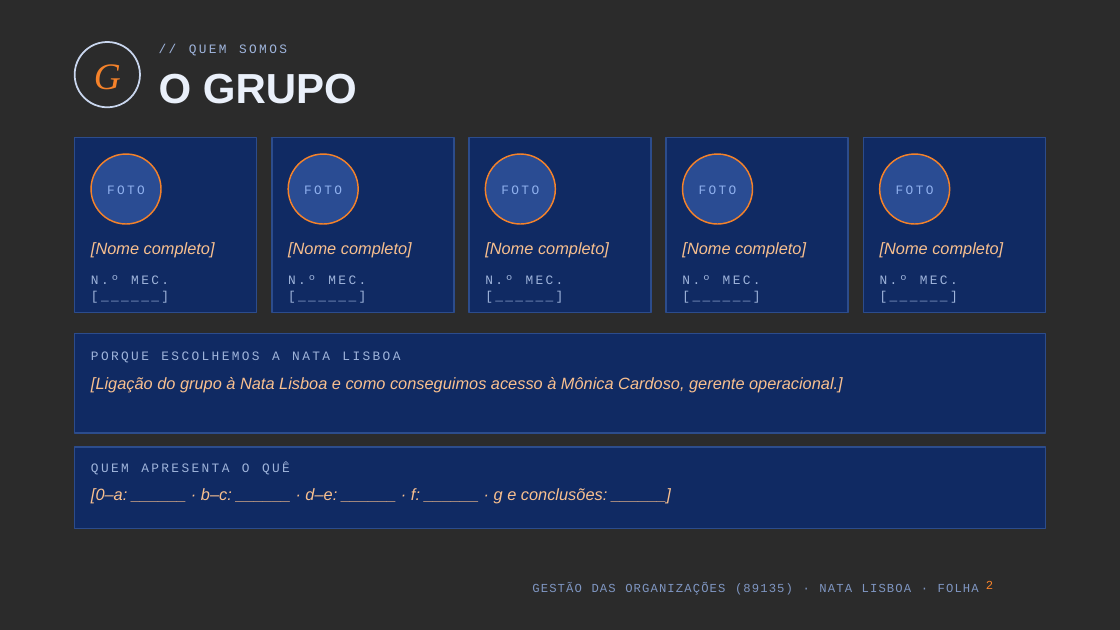
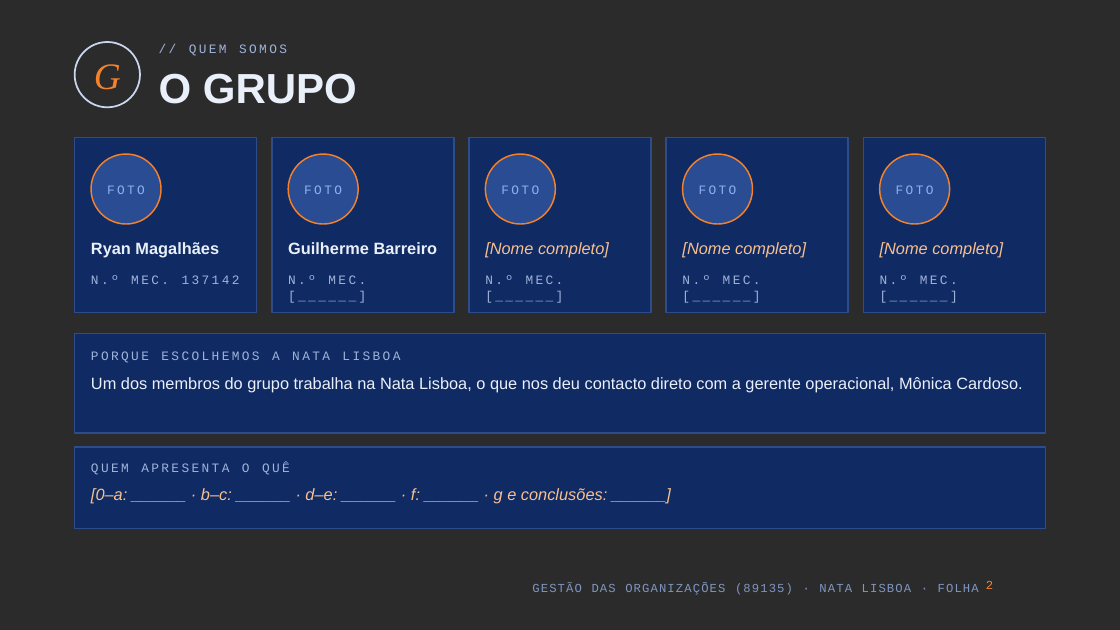
Before and after one commit to kd25gpgdw9-lang/Oceanum, a slide deck: slide 2 of apresentacao-go-89135/Nata_Lisboa_GO_89135.pptx. Drawn at 1120x630 pixels with LibreOffice and Linux fonts; fonts in the diff are those of the drawing; background and template pictures are left out; a plain dark background stands for a picture behind light text. Boxes give left, top, right and bottom in pixels: in the first picture for what was removed or moved away, otherwise in the second. Text is boxed around its words. In the diff, an @@ line names an element or a change of style, - is before the commit and + after.

```diff
--- a/apresentacao-go-89135/Nata_Lisboa_GO_89135.pptx
+++ b/apresentacao-go-89135/Nata_Lisboa_GO_89135.pptx
@@ text at (x1=91, y1=242, x2=219, y2=258): text changed; text colour #F9C08F to #EAF0FA; bold on; italic off @@
-[Nome completo]
+Ryan Magalhães
@@ text at (x1=288, y1=242, x2=438, y2=254): text changed; text colour #F9C08F to #EAF0FA; bold on; italic off @@
-[Nome completo]
+Guilherme Barreiro
@@ text at (x1=91, y1=275, x2=240, y2=284): text changed @@
-N.º MEC. [______]
+N.º MEC. 137142
@@ text at (x1=91, y1=377, x2=1022, y2=393): text changed; text colour #F9C08F to #EAF0FA; italic off @@
-[Ligação do grupo à Nata Lisboa e como conseguimos acesso à Mônica Cardoso, gerente operacional.]
+Um dos membros do grupo trabalha na Nata Lisboa, o que nos deu contacto direto com a gerente operacional, Mônica Cardoso.
```
Also in this commit, not shown: 2 other files.
